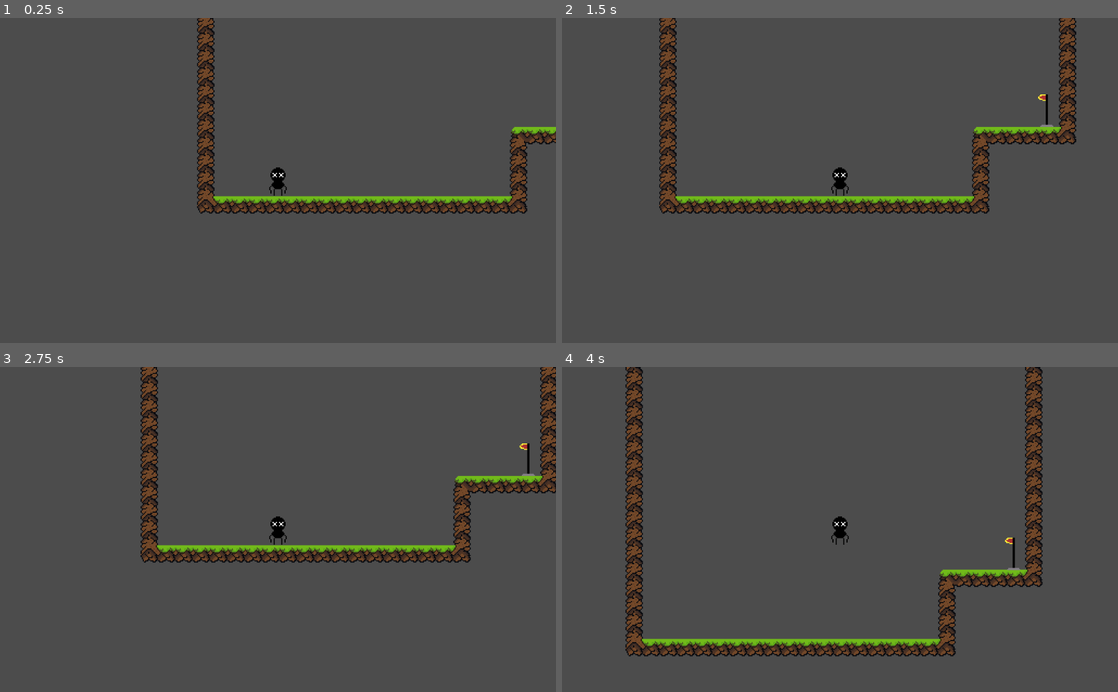
Above: before the commit, frames 1-4 (two rows, left to right).
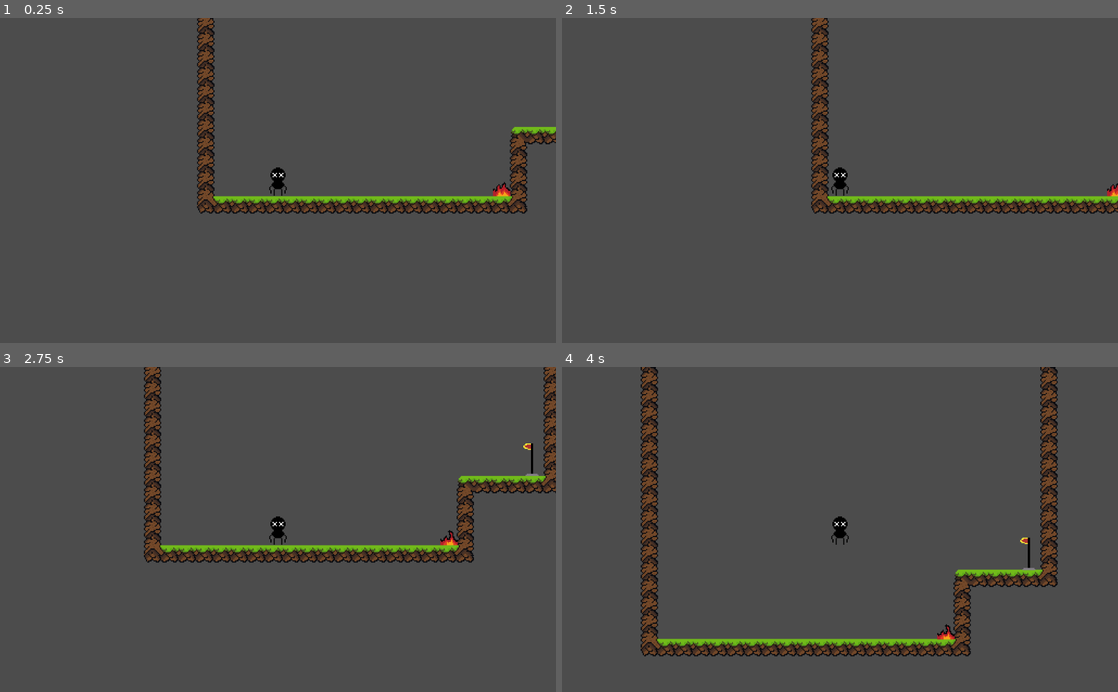
Above: after the commit, the same moments.

Repository: Asaroz/Jam_02_20
Game: Godot game, scene res://worlds/world_1.tscn
The game is run twice, just before and just after one commit, with the same random seed, the same clock (stepped at 60 frames per second) and the same inputs.
Inputs:
- Up to frame 1 (0.25 s): no input
- Up to frame 2 (1.5 s): hold A (stop, bound only after the commit) 0.53-1.28 s; tap Space (jump) at 0.77 s; tap C (change) at 1.35 s
- Up to frame 3 (2.75 s): tap Space (jump) at 1.52 s; tap A (stop, bound only after the commit) at 1.55 s; hold A (stop, bound only after the commit) from 2.03 s (still down)
- Up to frame 4 (4 s): release A (stop, bound only after the commit) at 2.78 s; tap A (stop, bound only after the commit) at 2.85, 3.8 s; tap Space (jump) at 3.02, 3.77 s; hold C (change) from 3.53 s (still down)

The runs differ from the first frame. In frame 1, 0.1% of the frame differs, in the area x 88-92%, y 50-55%; in frame 2, 9.4%; in frame 3, 5.1%; in frame 4, 12%, in the area x 11-90%, y 0-90%.

Commit message:
flmes und parallex

Diff:
--- a/project.godot
+++ b/project.godot
@@ -54,6 +54,11 @@
 "events": [ Object(InputEventKey,"resource_local_to_scene":false,"resource_name":"","device":0,"alt":false,"shift":false,"control":false,"meta":false,"command":false,"pressed":false,"scancode":32,"unicode":0,"echo":false,"script":null)
  ]
 }
+stop={
+"deadzone": 0.5,
+"events": [ Object(InputEventKey,"resource_local_to_scene":false,"resource_name":"","device":0,"alt":false,"shift":false,"control":false,"meta":false,"command":false,"pressed":false,"scancode":65,"unicode":0,"echo":false,"script":null)
+ ]
+}
 
 [rendering]
 
--- /dev/null
+++ b/scenes/Fire.tscn
@@ -0,0 +1,43 @@
+[gd_scene load_steps=9 format=2]
+
+[ext_resource path="res://sprites/flames.png" type="Texture" id=1]
+[ext_resource path="res://boxes/Hitbox.tscn" type="PackedScene" id=2]
+[ext_resource path="res://boxes/Hitbox_enemy.gd" type="Script" id=3]
+
+[sub_resource type="AtlasTexture" id=1]
+atlas = ExtResource( 1 )
+region = Rect2( 0, 0, 16, 16 )
+
+[sub_resource type="AtlasTexture" id=2]
+atlas = ExtResource( 1 )
+region = Rect2( 16, 0, 16, 16 )
+
+[sub_resource type="AtlasTexture" id=3]
+atlas = ExtResource( 1 )
+region = Rect2( 32, 0, 16, 16 )
+
+[sub_resource type="SpriteFrames" id=4]
+animations = [ {
+"frames": [ SubResource( 1 ), SubResource( 2 ), SubResource( 3 ) ],
+"loop": true,
+"name": "default",
+"speed": 2.0
+} ]
+
+[sub_resource type="RectangleShape2D" id=5]
+extents = Vector2( 8.10042, 2.64965 )
+
+[node name="Fire" type="AnimatedSprite"]
+scale = Vector2( 2, 2 )
+frames = SubResource( 4 )
+frame = 1
+playing = true
+
+[node name="Hitbox" parent="." instance=ExtResource( 2 )]
+script = ExtResource( 3 )
+
+[node name="CollisionShape2D" parent="Hitbox" index="0"]
+position = Vector2( 0, 5.43341 )
+shape = SubResource( 5 )
+
+[editable path="Hitbox"]
--- /dev/null
+++ b/scenes/background.tscn
@@ -0,0 +1,40 @@
+[gd_scene load_steps=4 format=2]
+
+[ext_resource path="res://layers/skill-desc_0003_bg.png" type="Texture" id=1]
+[ext_resource path="res://layers/skill-desc_0002_far-buildings.png" type="Texture" id=2]
+[ext_resource path="res://layers/skill-desc_0001_buildings.png" type="Texture" id=3]
+
+[node name="background" type="ParallaxBackground"]
+scale = Vector2( 2, 2 )
+transform = Transform2D( 2, 0, 0, 2, 0, 0 )
+
+[node name="ParallaxLayer" type="ParallaxLayer" parent="."]
+motion_scale = Vector2( 0.1, 0.1 )
+motion_mirroring = Vector2( 272, 0 )
+
+[node name="Sprite" type="Sprite" parent="ParallaxLayer"]
+scale = Vector2( 4, 4 )
+texture = ExtResource( 1 )
+centered = false
+
+[node name="ParallaxLayer2" type="ParallaxLayer" parent="."]
+motion_scale = Vector2( 0.2, 0.2 )
+motion_mirroring = Vector2( 472, 0 )
+
+[node name="Sprite" type="Sprite" parent="ParallaxLayer2"]
+scale = Vector2( 2, 2 )
+texture = ExtResource( 2 )
+centered = false
+
+[node name="ParallaxLayer3" type="ParallaxLayer" parent="."]
+motion_scale = Vector2( 0.25, 0.25 )
+motion_mirroring = Vector2( 272, 0 )
+
+[node name="Sprite" type="Sprite" parent="ParallaxLayer3"]
+scale = Vector2( 4, 4 )
+texture = ExtResource( 3 )
+centered = false
+
+[node name="ParallaxLayer4" type="ParallaxLayer" parent="."]
+
+[node name="Sprite" type="Sprite" parent="ParallaxLayer4"]
--- a/scripts/Player.gd
+++ b/scripts/Player.gd
@@ -30,14 +30,17 @@
 	else:
 		velocity.x =-MOVE_SPEED
 
-	velocity.y -= GRAVITY
-
-
-
-
 	if jump == true:
 		velocity.y-=JUMP_FORCE
 		jump=false
+
+	velocity.y -= GRAVITY
+	var stop=0
+	stop = Input.get_action_strength("stop")
+
+	if stop==1:
+		velocity.x=0
+		move_mode=move_mode*-1
 	velocity=move_and_slide(velocity,Vector2.UP)
 
 
--- a/worlds/world_1.tscn
+++ b/worlds/world_1.tscn
@@ -1,8 +1,9 @@
-[gd_scene load_steps=5 format=2]
+[gd_scene load_steps=6 format=2]
 
 [ext_resource path="res://tiles/TileMap.tscn" type="PackedScene" id=1]
 [ext_resource path="res://scenes/Flag.tscn" type="PackedScene" id=2]
 [ext_resource path="res://scenes/Player.tscn" type="PackedScene" id=3]
+[ext_resource path="res://scenes/Fire.tscn" type="PackedScene" id=4]
 [ext_resource path="res://scenes/Timer.tscn" type="PackedScene" id=5]
 
 [node name="world_1" type="Node2D"]
@@ -18,4 +19,7 @@
 
 [node name="Timer" parent="." instance=ExtResource( 5 )]
 
+[node name="Fire" parent="." instance=ExtResource( 4 )]
+position = Vector2( 529.52, 144.128 )
+
 [editable path="Player"]
Binary file added: layers/skill-desc_0000_foreground.png
Not shown, added: layers/skill-desc_0000_foreground.png.import
Binary file added: layers/skill-desc_0001_buildings.png
Not shown, added: layers/skill-desc_0001_buildings.png.import
Binary file added: layers/skill-desc_0002_far-buildings.png
Not shown, added: layers/skill-desc_0002_far-buildings.png.import
Binary file added: layers/skill-desc_0003_bg.png
Not shown, added: layers/skill-desc_0003_bg.png.import
Binary file added: sprites/flames.png
Not shown, added: sprites/flames.png.import
